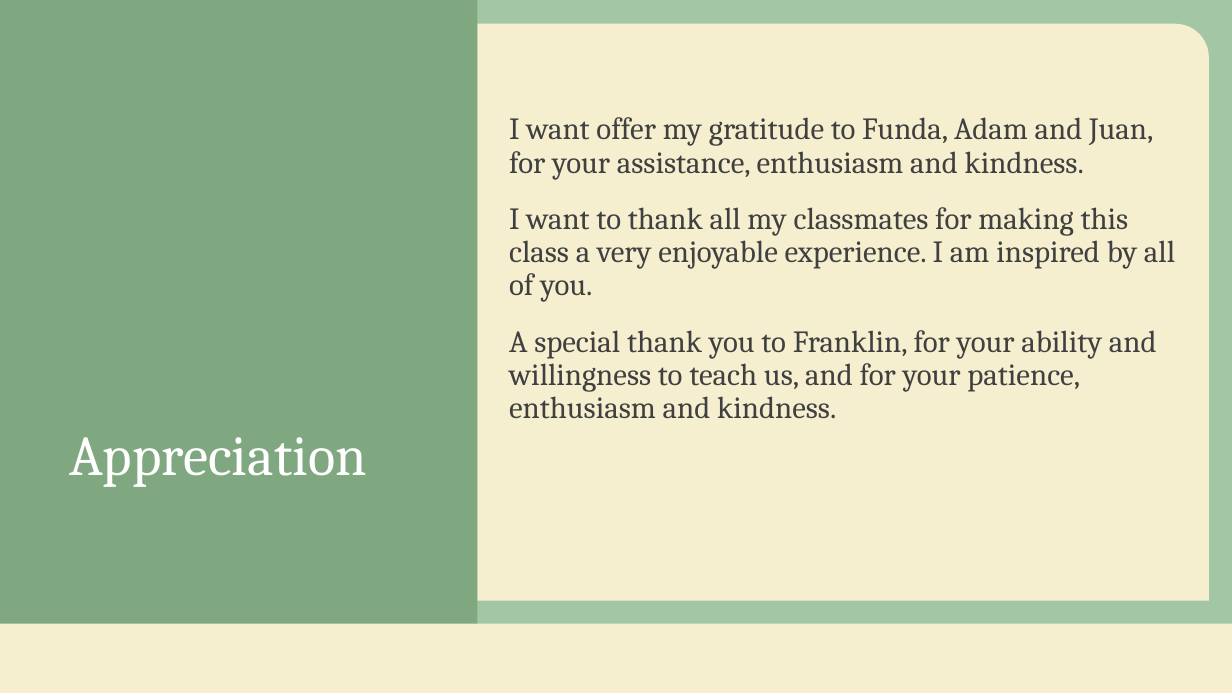
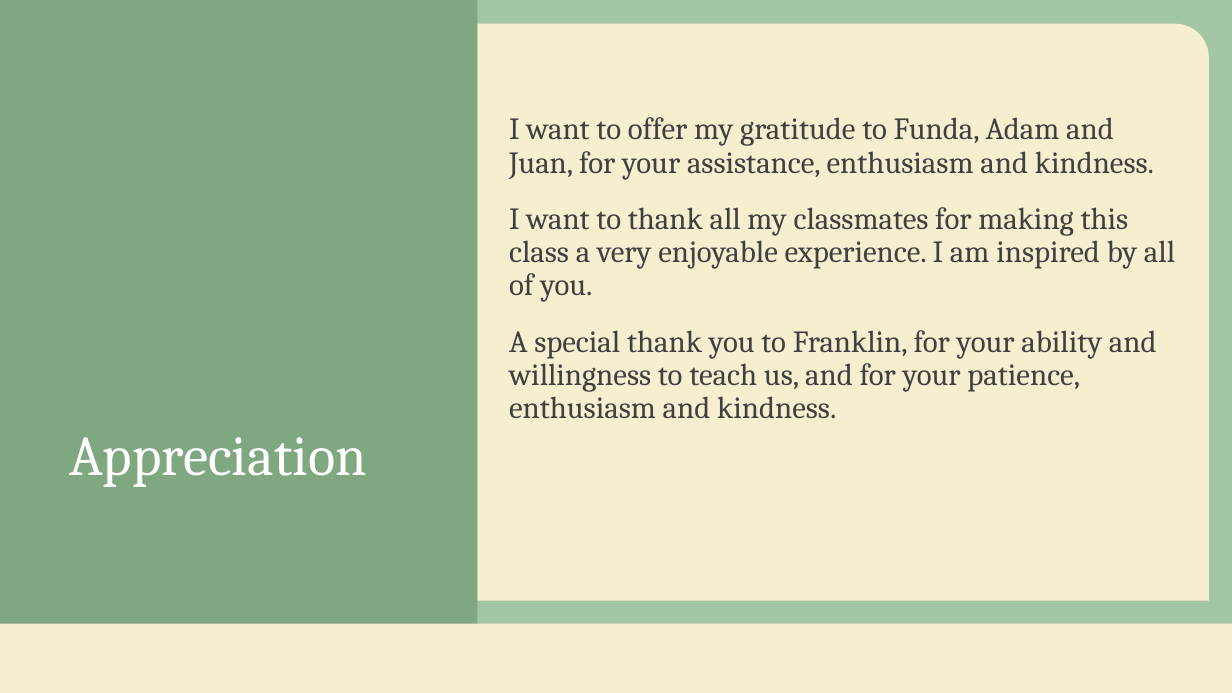
Before and after one commit to ihassin/quality-donations-here, a slide deck: slide 6 of presentation/Presentation.pptx. Drawn at 1232x693 pixels with LibreOffice and Linux fonts; fonts in the diff are those of the drawing; background and template pictures are left out. Boxes give left, top, right and bottom in pixels: in the first picture for what was removed or moved away, otherwise in the second. Text is boxed around its words. In the diff, an @@ line names an element or a change of style, - is before the commit and + after.

```diff
--- a/presentation/Presentation.pptx
+++ b/presentation/Presentation.pptx
@@ text at [509,117,1154,180]: text changed @@
-I want offer my gratitude to Funda, Adam and Juan, for your assistance, enthusiasm and kindness.
+I want to offer my gratitude to Funda, Adam and Juan, for your assistance, enthusiasm and kindness.
```
Also in this commit, not shown: 1 other slide changed, 8 other files.
